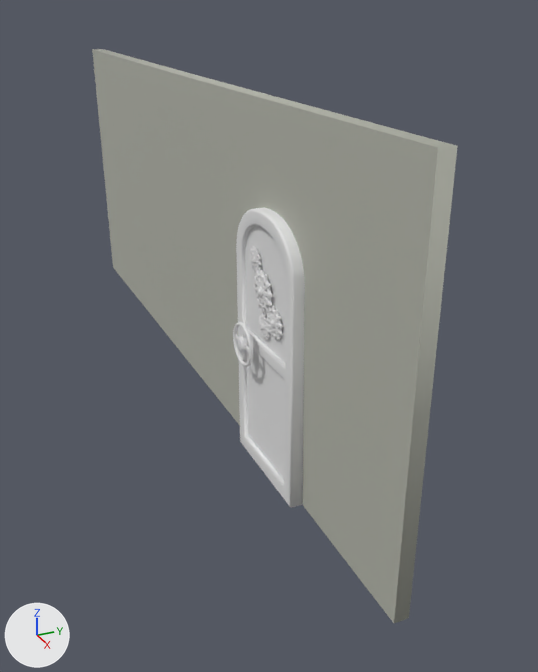
Renders of the FBX model Save the SteamBird/Assets/Art/Muren/DeurMuur/MuurDeur2.fbx from each side of a commit.
Rendered twice from a 50 mm lens placed at (6.36, -2.98, 4.85), pointed at (-1.64, 0.62, 0.85). Lighting does not change. The marker at lower left points along +X, +Y and +Z. Where no turn or scale is listed for an object, it has been applied to the vertices.
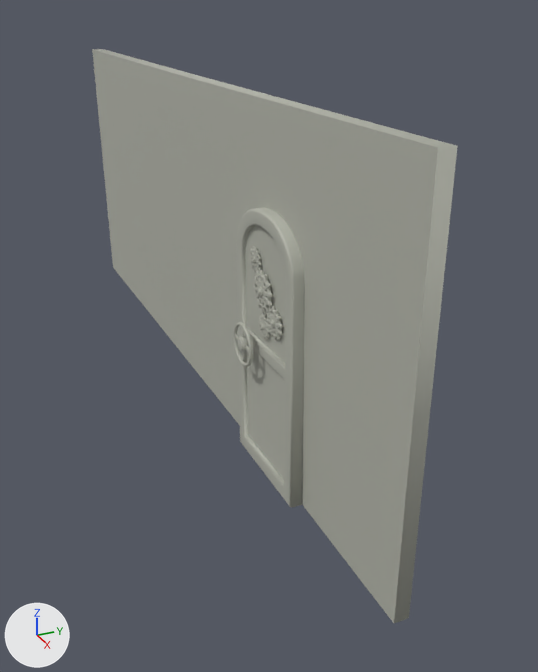
Location of each change, [x1, y1, x2, y2] in pixels of the pictures (538 x 672 px; the box of a moved part takes in the faces that stretch with it):
part 1 of me_cube_031, moved or reshaped: before [234, 248, 280, 338]; after [234, 226, 286, 480]
part 2 of me_cube_031, recoloured: [233, 207, 305, 508] in both

Edits to the bpy script that builds the scene:
```text
Change me_cube_031:
    used by ob_cube; location = (0.0, 0.0, 0.0)
    remove me_cube_031.from_pydata(...)  # 18966 vertices, 19415 faces; spans x -7.51..2.47, y -0.34..0.27, z 0.01..4.0
    add me_cube_031.from_pydata(...)  # 18972 vertices, 19421 faces; spans x -7.51..2.47, y -0.34..0.27, z 0.01..4.0
    me_cube_031 part 1: 308 vertices moved within x -0.47..0.4, y -0.31..-0.14, z 1.29..2.54; 6 vertices added at x -0.58..0.58, y -0.15, z 0.16..2.85
    me_cube_031 part 2: 10270 faces spanning x -0.68..0.7, y -0.34..0.27, z 0.01..2.98 switch from mat_deur (white #e7e7e7) to mat_muur (grey #b5b7ac)
```
